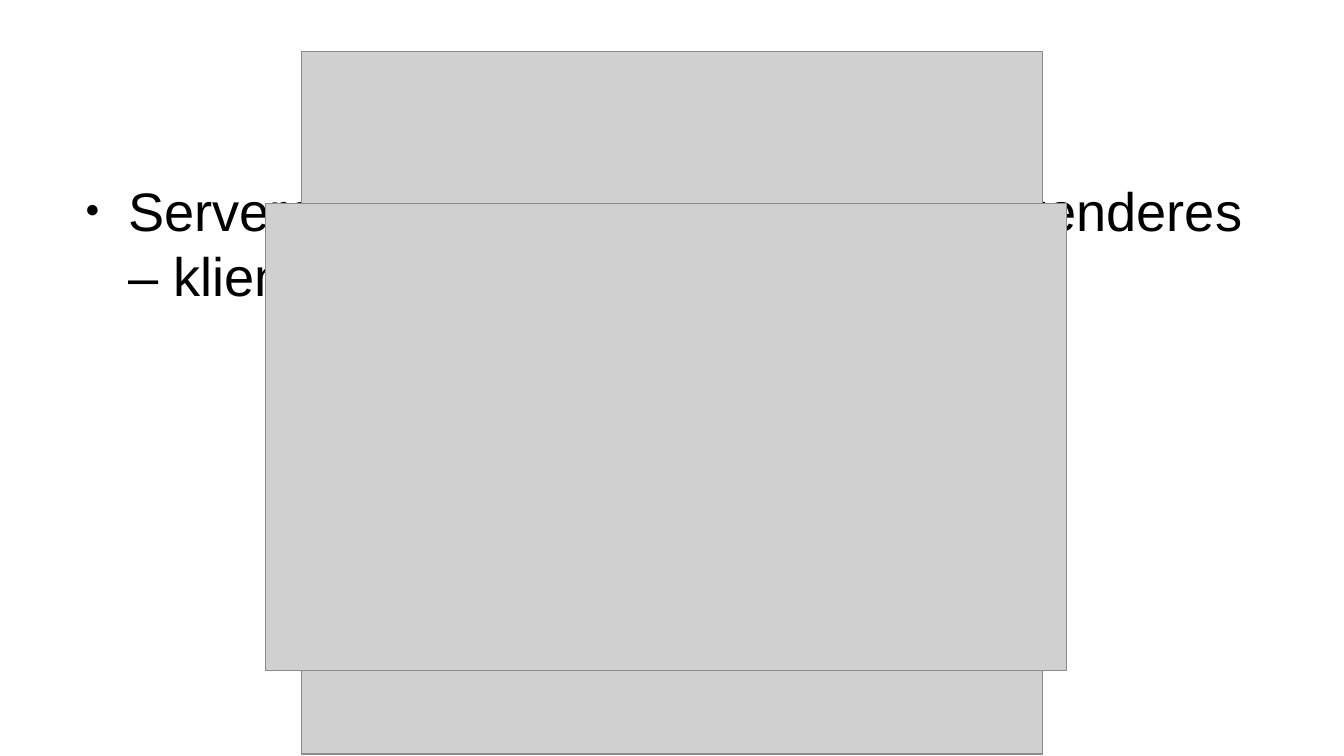
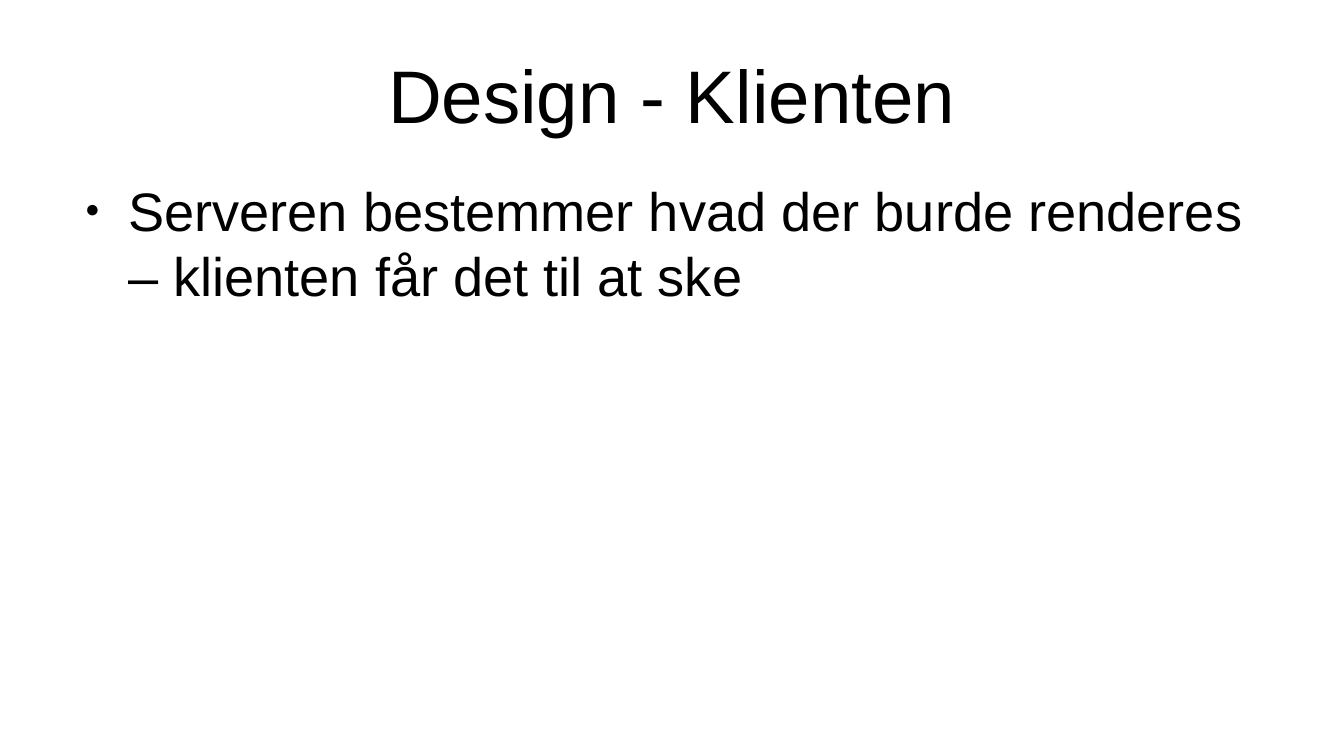
Before and after one commit to camper0008/school-example-projects, a slide deck: slide 6 of flutter-deno-websockets/presentation/presentation.odp. Drawn at 1344x756 pixels with LibreOffice and Linux fonts; fonts in the diff are those of the drawing; grey boxes stand for pictures. Boxes give left, top, right and bottom in pixels: in the first picture for what was removed or moved away, otherwise in the second. Text is boxed around its words. In the diff, an @@ line names an element or a change of style, - is before the commit and + after.

```diff
--- a/flutter-deno-websockets/presentation/presentation.odp
+++ b/flutter-deno-websockets/presentation/presentation.odp
@@ picture removed at (301,52,1043,755) @@
@@ title added at (388,69,955,137), 44 pt, text #000000 @@
+Design - Klienten
@@ picture removed at (266,204,1067,671) @@
```
Also in this commit, not shown: 1 other slide changed, 4 slides added.
